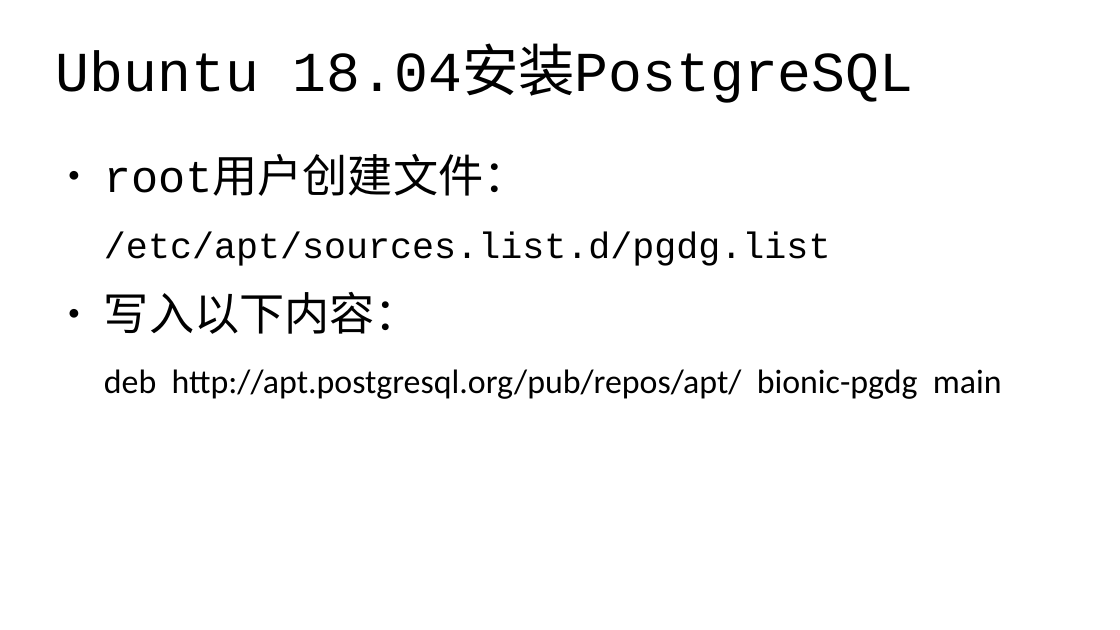
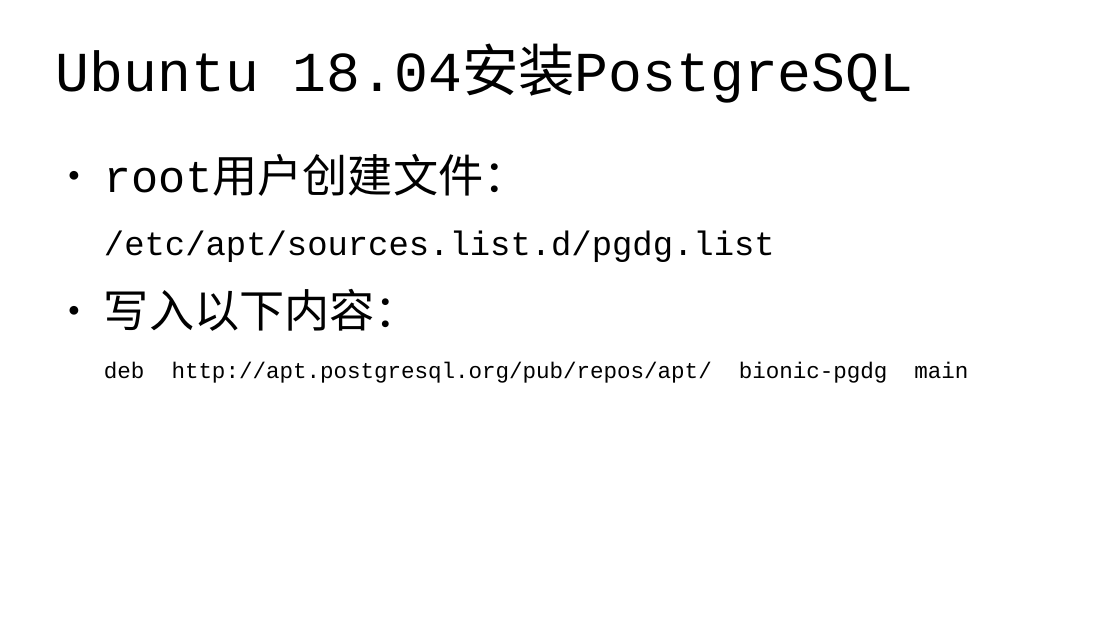
Before and after one commit to edu2act/course-wechat-and-miniprogram, a slide deck: slide 10 of materials/ch16/ch16_1-安装postgres数据库.odp (slide 7 before the commit). Drawn at 1120x630 pixels with LibreOffice and Linux fonts; fonts in the diff are those of the drawing. Boxes give left, top, right and bottom in pixels: in the first picture for what was removed or moved away, otherwise in the second. Text is boxed around its words. In the diff, an @@ line names an element or a change of style, - is before the commit and + after.

```diff
--- a/materials/ch16/ch16_1-安装postgres数据库.odp
+++ b/materials/ch16/ch16_1-安装postgres数据库.odp
@@ text at [104,230,968,383]: size 26 to 24 pt in "/etc/apt/sources.list.d/pgdg.list"; size 24 to 16 pt, font Calibri to Courier New in "deb http://apt.postgresql.org/pub/repos/apt/ bionic-pgdg mai ..." @@
```
Also in this commit, not shown: 3 other slides changed, 4 slides added, 5 other files.
